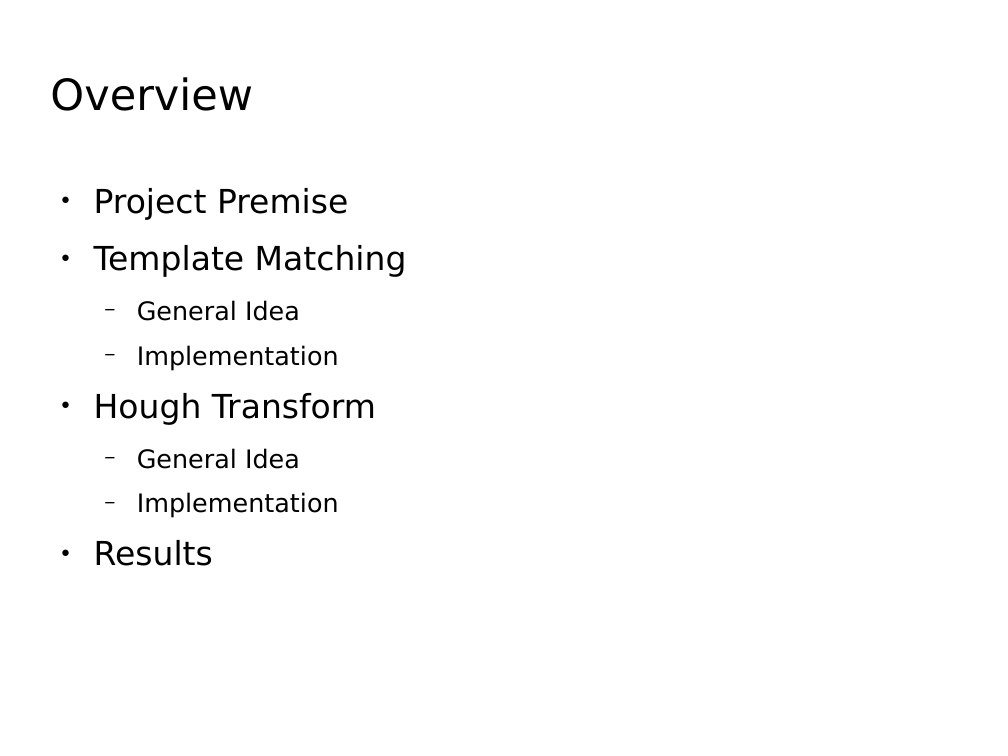
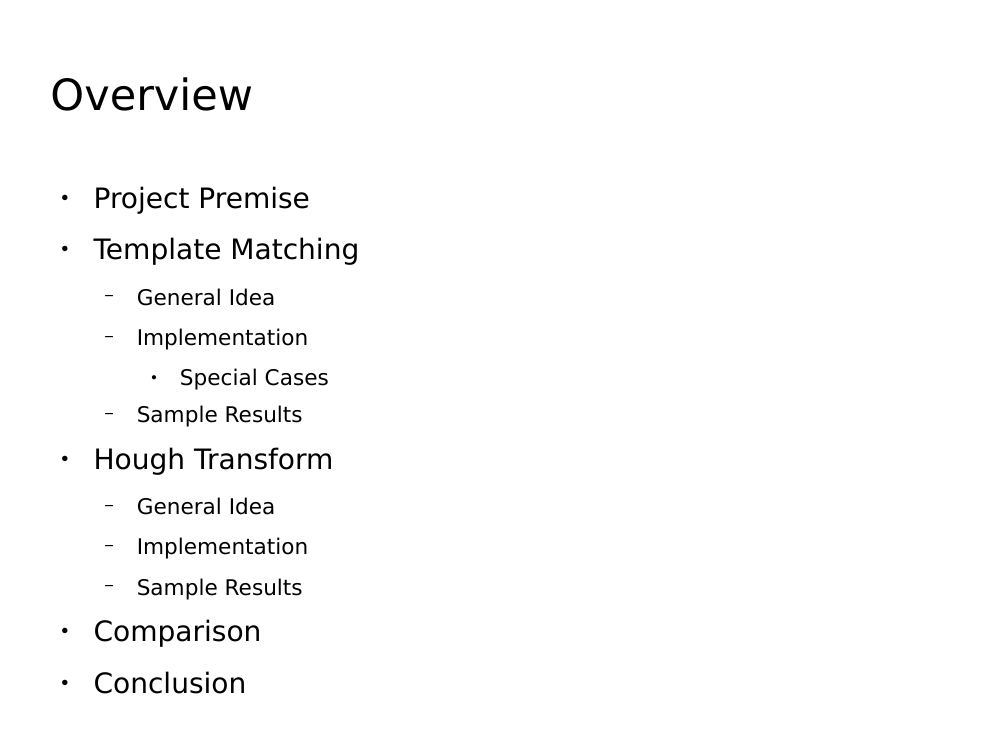
Before and after one commit to Luke-Meyer/dip_project, a slide deck: slide 2 of Presentation/License Plate Sequence Extraction.odp. Drawn at 1008x756 pixels with LibreOffice and Linux fonts; fonts in the diff are those of the drawing; background and template pictures are left out. Boxes give left, top, right and bottom in pixels: in the first picture for what was removed or moved away, otherwise in the second. Text is boxed around its words. In the diff, an @@ line names an element or a change of style, - is before the commit and + after.

```diff
--- a/Presentation/License Plate Sequence Extraction.odp
+++ b/Presentation/License Plate Sequence Extraction.odp
@@ text at (94, 186, 359, 559): size 26 to 22.1 pt in "Project Premise", "Template Matching", "Hough Transform"; size 20 to 17 pt in "General Idea", "Implementation", "General Idea", "Implementation" @@
@@ text at (137, 368, 329, 427): paragraphs added @@
+    ● Special Cases
+  − Sample Results
@@ text at (137, 578, 303, 600): text changed; size 26 to 22.1 pt @@
-● Results
+  − Sample Results
+● Comparison
+● Conclusion
```
Also in this commit, not shown: 5 other slides changed, 5 slides added, 1 slide removed, 4 other files.
